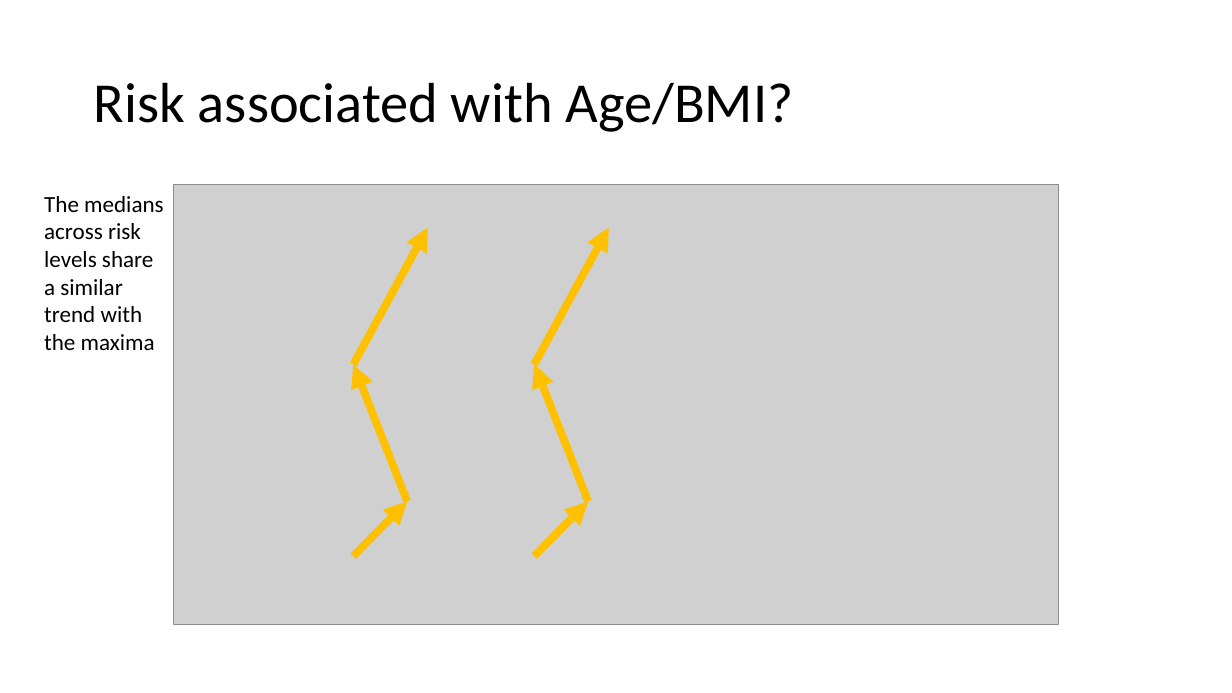
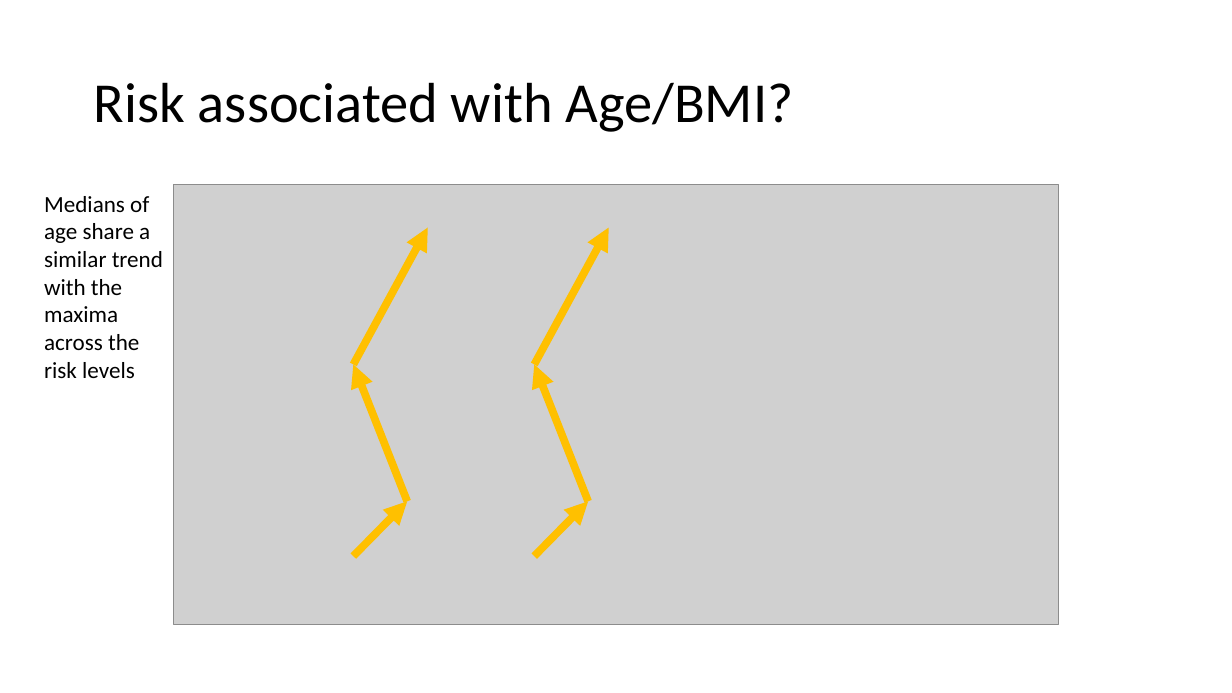
Before and after one commit to m2ng/hangseng-case, a slide deck: slide 14 of slides/hangseng_interview.pptx (slide 13 before the commit). Drawn at 1232x693 pixels with LibreOffice and Linux fonts; fonts in the diff are those of the drawing; grey boxes stand for pictures. Boxes give left, top, right and bottom in pixels: in the first picture for what was removed or moved away, otherwise in the second. Text is boxed around its words. In the diff, an @@ line names an element or a change of style, - is before the commit and + after.

```diff
--- a/slides/hangseng_interview.pptx
+++ b/slides/hangseng_interview.pptx
@@ text at box(44, 196, 163, 378): text changed @@
-The medians across risk levels share a similar trend with the maxima
+Medians of age share a similar trend with the maxima across the risk levels
```
Also in this commit, not shown: 4 other slides changed, 2 slides added.
